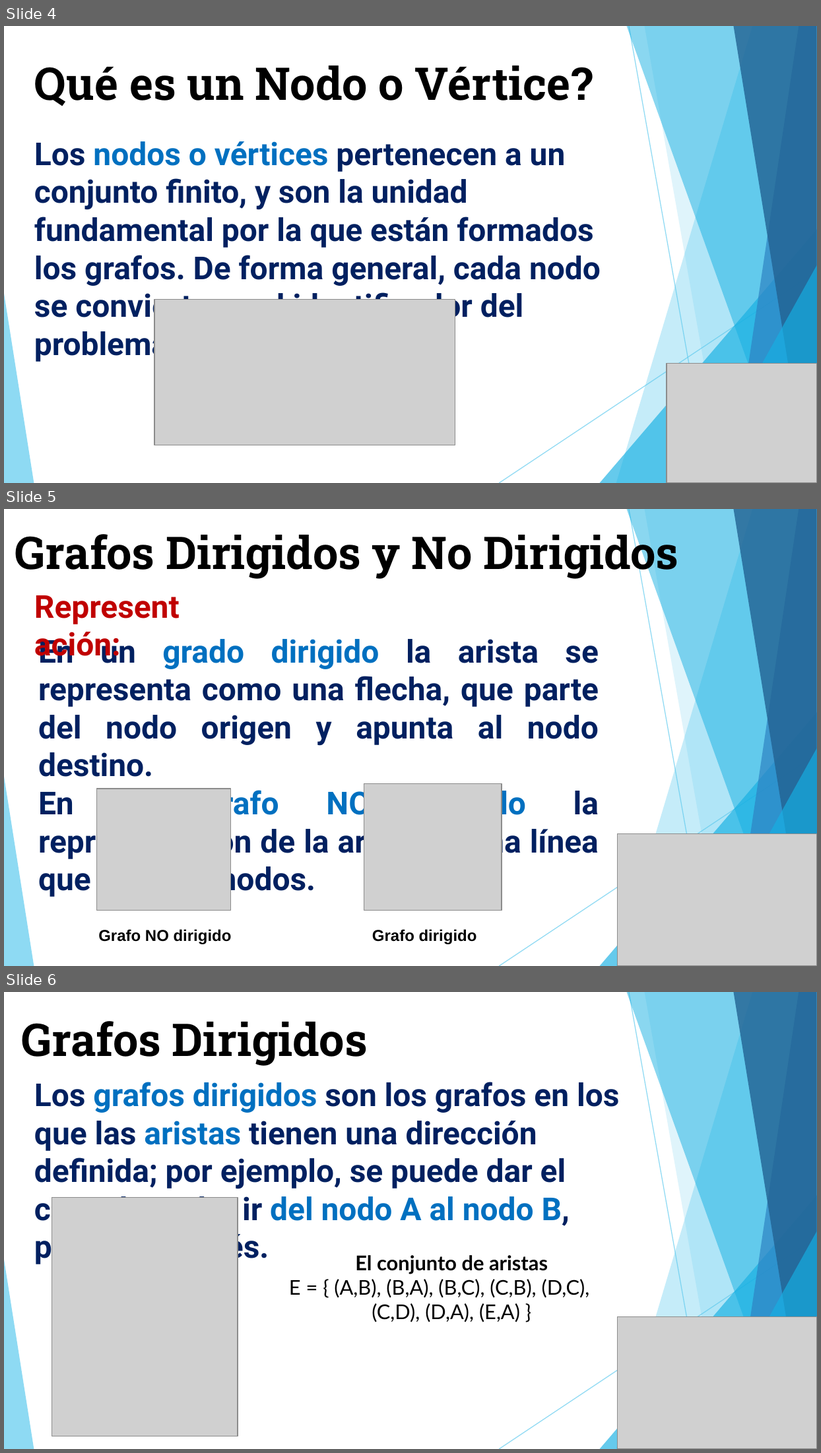
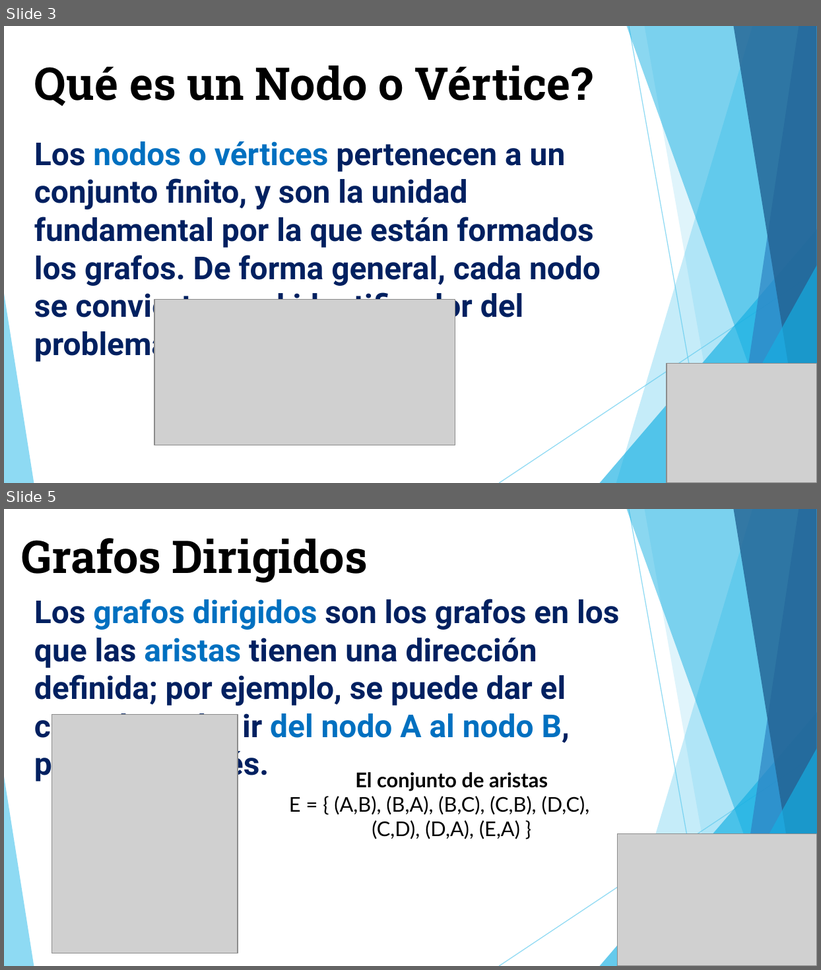
Before and after one commit to Yefri97/Introduction-to-Graph-Theory, a slide deck: PRESENTACIÓN TALLER GRAFOS.pptx. Shown one above the other, each under a label of ours: slides 4, 5 and 6 before the commit, slides 3 and 5 after it; the slides between them are not shown. The pictures are 821x1453 and 821x970 pixels, drawn with LibreOffice and Linux fonts; fonts in the diff are those of the drawing; grey boxes stand for pictures. Boxes give left, top, right and bottom in pixels: in the first picture for what was removed or moved away, otherwise in the second. Text is boxed around its words. In the diff, an @@ line names an element or a change of style, - is before the commit and + after.

```diff
--- a/PRESENTACIÓN TALLER GRAFOS.pptx
+++ b/PRESENTACIÓN TALLER GRAFOS.pptx
@@ slide 5 removed at bbox=[4, 509, 817, 966], background #FFFFFF; not listed: 10 template elements that a slide beside it also shows @@
@@ text removed at bbox=[15, 527, 679, 579] @@
-Grafos Dirigidos y No Dirigidos
@@ text removed at bbox=[38, 634, 599, 898] @@
-En un grado dirigido la arista se representa como una flecha, que parte del nodo origen y apunta al nodo destino.
-En un grafo NO dirigido la representación de la arista es una línea que une dos nodos.
@@ picture removed at bbox=[364, 784, 502, 911] @@
@@ picture removed at bbox=[96, 789, 231, 911] @@
@@ text removed at bbox=[38, 824, 252, 860] @@
-Representación:
@@ picture removed at bbox=[618, 834, 817, 966] @@
@@ text removed at bbox=[98, 929, 232, 945] @@
-Grafo NO dirigido
@@ text removed at bbox=[372, 929, 477, 945] @@
-Grafo dirigido
@@ what was slide 4 is now slide 3 @@
@@ what was slide 6 is now slide 5 @@
```
Also in this commit, not shown: 4 slides changed, 2 slides added.
